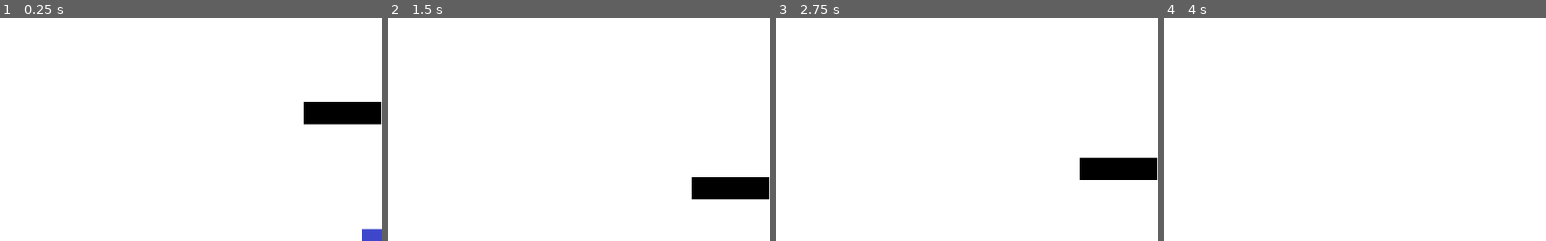
Above: before the commit, frames 1-4 (left to right).
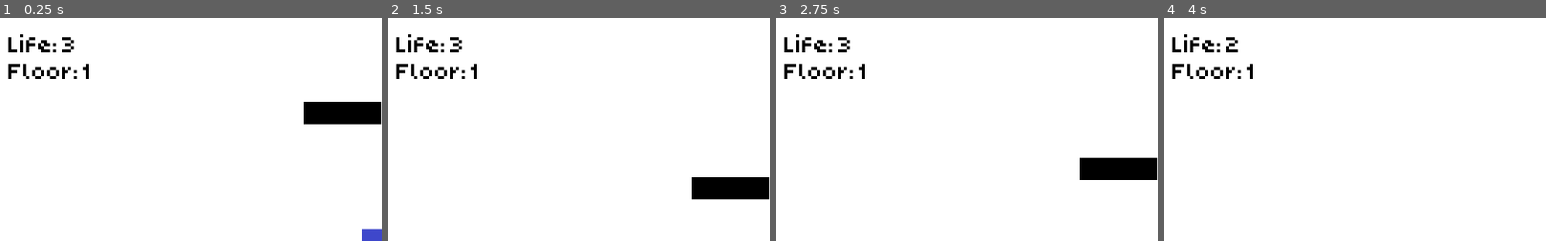
Above: after the commit, the same moments.

Repository: Darkstick/Jumper
Game: Godot game, scene res://Scenes/Levels/main.tscn
The game is run twice, just before and just after one commit, with the same random seed, the same clock (stepped at 60 frames per second) and the same inputs.
Inputs:
- Up to frame 1 (0.25 s): no input
- Up to frame 2 (1.5 s): hold Right (right) from 0.53 s (still down); tap Up (up) at 0.6, 0.77, 1.07, 1.35 s
- Up to frame 3 (2.75 s): tap Up (up) at 1.52, 1.82, 2.1 s; release Right (right) at 2.03 s; hold Left (left) from 2.03 s (still down)
- Up to frame 4 (4 s): release Left (left) at 2.78 s; hold Right (right) from 2.78 s (still down); tap Up (up) at 2.85, 3.02, 3.32, 3.6, 3.77 s
The pictures show only the part of the screen within x 1-51%, y 0-50%; the shares and areas given below are measured in that part.

The runs differ from the first frame. In frame 1, 1.2% of the frame differs, in the area x 2-24%, y 7-28%; in frame 2, 1.2%; in frame 3, 1.2%; in frame 4, 1.2%.

Commit message:
UI coded and implemented, however bare and boring

Diff:
--- /dev/null
+++ b/Ressources/Fonts/Poco.tres
@@ -0,0 +1,10 @@
+[gd_resource type="DynamicFont" load_steps=2 format=2]
+
+[ext_resource path="res://Ressources/Fonts/Poco.ttf" type="DynamicFontData" id=1]
+
+[resource]
+size = 40
+use_mipmaps = true
+extra_spacing_top = -18
+extra_spacing_bottom = 2
+font_data = ExtResource( 1 )
--- a/Scenes/Levels/main.tscn
+++ b/Scenes/Levels/main.tscn
@@ -16,7 +16,7 @@
 [node name="player" parent="." instance=ExtResource( 2 )]
 position = Vector2( 510.303, -17.1577 )
 
-[node name="Camera2D" type="Camera2D" parent="player"]
+[node name="Camera" type="Camera2D" parent="player"]
 current = true
 limit_left = 0
 limit_right = 1024
--- /dev/null
+++ b/Scenes/Objects/UI.tscn
@@ -0,0 +1,63 @@
+[gd_scene load_steps=3 format=2]
+
+[ext_resource path="res://Ressources/Fonts/Poco.tres" type="DynamicFont" id=1]
+[ext_resource path="res://Scripts/Objects/UI.gd" type="Script" id=2]
+
+[node name="GUI" type="CanvasLayer"]
+script = ExtResource( 2 )
+
+[node name="GUI" type="MarginContainer" parent="."]
+margin_left = 20.0
+margin_top = 20.0
+margin_right = 20.0
+margin_bottom = 20.0
+__meta__ = {
+"_edit_use_anchors_": false
+}
+
+[node name="VBoxContainer" type="VBoxContainer" parent="GUI"]
+margin_right = 140.0
+margin_bottom = 68.0
+
+[node name="Life" type="HBoxContainer" parent="GUI/VBoxContainer"]
+margin_right = 140.0
+margin_bottom = 32.0
+
+[node name="LifeLabel" type="Label" parent="GUI/VBoxContainer/Life"]
+margin_right = 68.0
+margin_bottom = 32.0
+custom_fonts/font = ExtResource( 1 )
+custom_colors/font_color = Color( 0, 0, 0, 1 )
+custom_colors/font_outline_modulate = Color( 1, 1, 1, 1 )
+text = "Life:"
+
+[node name="LifeCounter" type="Label" parent="GUI/VBoxContainer/Life"]
+margin_left = 72.0
+margin_right = 112.0
+margin_bottom = 32.0
+custom_fonts/font = ExtResource( 1 )
+custom_colors/font_color = Color( 0, 0, 0, 1 )
+custom_colors/font_outline_modulate = Color( 1, 1, 1, 1 )
+text = "99"
+
+[node name="Floor" type="HBoxContainer" parent="GUI/VBoxContainer"]
+margin_top = 36.0
+margin_right = 140.0
+margin_bottom = 68.0
+
+[node name="FloorLabel" type="Label" parent="GUI/VBoxContainer/Floor"]
+margin_right = 96.0
+margin_bottom = 32.0
+custom_fonts/font = ExtResource( 1 )
+custom_colors/font_color = Color( 0, 0, 0, 1 )
+custom_colors/font_outline_modulate = Color( 1, 1, 1, 1 )
+text = "Floor:"
+
+[node name="FloorCounter" type="Label" parent="GUI/VBoxContainer/Floor"]
+margin_left = 100.0
+margin_right = 140.0
+margin_bottom = 32.0
+custom_fonts/font = ExtResource( 1 )
+custom_colors/font_color = Color( 0, 0, 0, 1 )
+custom_colors/font_outline_modulate = Color( 1, 1, 1, 1 )
+text = "99"
--- a/Scripts/Creatures/player.gd
+++ b/Scripts/Creatures/player.gd
@@ -30,7 +30,7 @@
 				$Invincibility.start()
 				velocity.y = jumpspeed * 1.5
 				Global.hp -= 1
-				print(Global.hp)
+				Ui.update_health()
 		else:
 			game_over()
 
--- /dev/null
+++ b/Scripts/Objects/UI.gd
@@ -0,0 +1,13 @@
+extends CanvasLayer
+
+var initialPlatformNum = Global.platforms - 1
+
+func _ready():
+	$GUI/VBoxContainer/Life/LifeCounter.text = str(Global.hp)
+	$GUI/VBoxContainer/Floor/FloorCounter.text = str((Global.platforms) - initialPlatformNum)
+
+func update_health():
+	$GUI/VBoxContainer/Life/LifeCounter.text = str(Global.hp)
+
+func update_floor():
+	$GUI/VBoxContainer/Floor/FloorCounter.text = str((Global.platforms) - initialPlatformNum)
--- a/Scripts/Objects/exitDoor.gd
+++ b/Scripts/Objects/exitDoor.gd
@@ -6,6 +6,7 @@
 		z_index = -100
 		if get_overlapping_bodies().size() == 1:
 			Global.platforms += 1
+			Ui.update_floor()
 			get_tree().change_scene("res://Scenes/Levels/main.tscn")
 
 func _physics_process(_delta):
--- a/project.godot
+++ b/project.godot
@@ -17,6 +17,11 @@
 [autoload]
 
 Global="*res://Scripts/global.gd"
+Ui="*res://Scenes/Objects/UI.tscn"
+
+[display]
+
+window/stretch/mode="viewport"
 
 [input]
 
Binary file added: Ressources/Fonts/Poco.ttf
